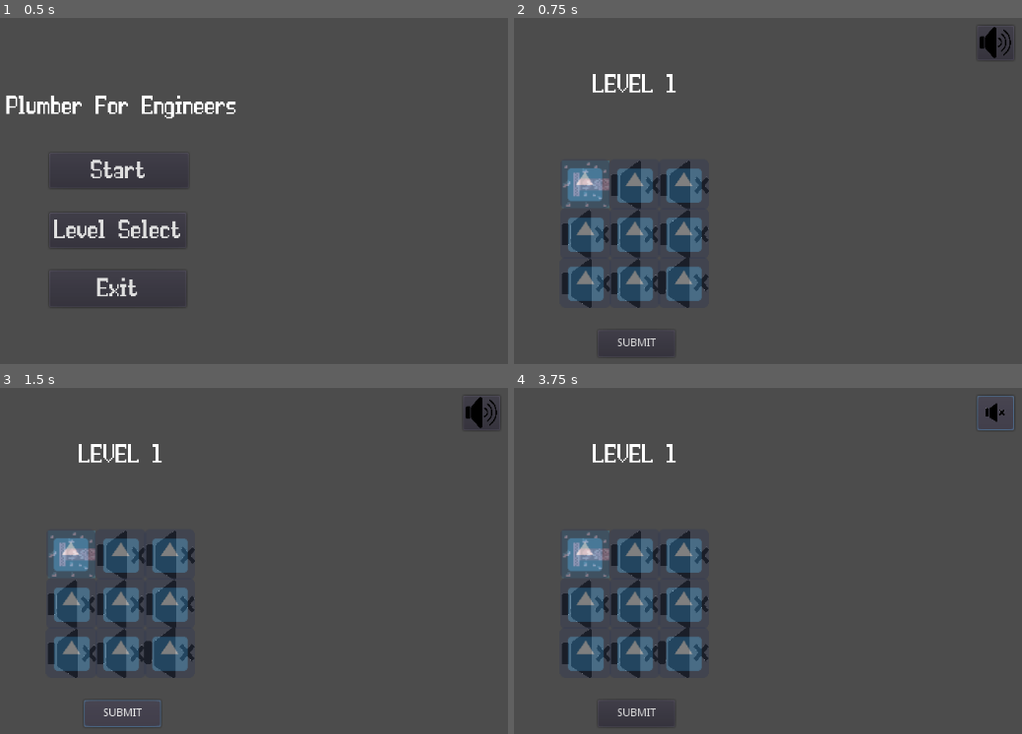
Above: before the commit, frames 1-4 (two rows, left to right).
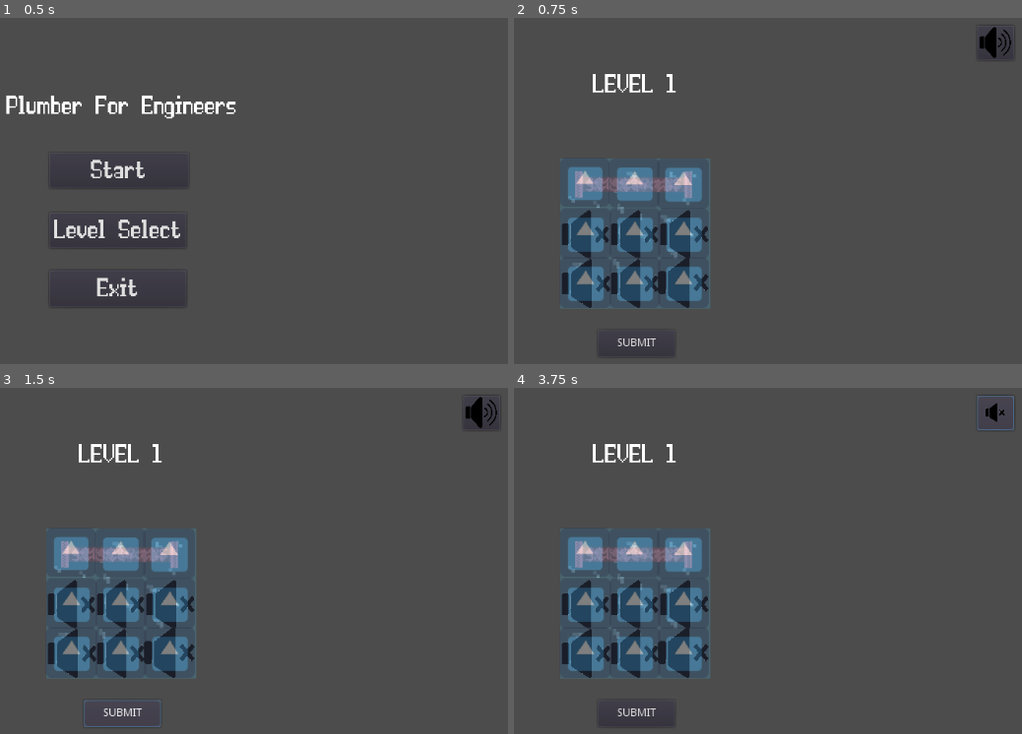
Above: after the commit, the same moments.

Repository: Jackyline/TDDD23-Computer-Game
Game: Godot game, scene res://scenes/Menu.tscn
Two runs of this game, one before a commit and one after it. Both use one fixed random seed, a clock stepped at 60 frames per second and the inputs below. The engine's default icon, where the game draws it, is replaced by a stand-in: a white triangle on a blue panel in a dark square. Sound files missing from this copy of the repository are replaced by a short silence.
Inputs (mouse positions are in pixels of both pictures, inside the frame that each line leads up to):
- Up to frame 1 (0.5 s): no input
- Up to frame 2 (0.75 s): click "Start" at 0.5 s
- Up to frame 3 (1.5 s): click "SUBMIT" at 1.25 s
- Up to frame 4 (3.75 s): click "SUBMIT" at 2 s; click "SUBMIT" at 2.75 s; click (996, 412) at 3.5 s

Frame 1 is identical in both runs. In frame 2, 2.1% of the frame differs, in the area x 9-39%, y 40-84%; in frame 3, 2.1%; in frame 4, 2.1%.

Commit message:
Feat: Scratch with pipe graphic

Diff:
--- a/scenes/Scene1.tscn
+++ b/scenes/Scene1.tscn
@@ -8,7 +8,10 @@
 [ext_resource path="res://scripts/Sound.gd" type="Script" id=6]
 [ext_resource path="res://double-pixel.tres" type="DynamicFont" id=7]
 [ext_resource path="res://textures/mute.png" type="Texture" id=8]
-[ext_resource path="res://textures/pipe1.png" type="Texture" id=9]
+[ext_resource path="res://textures/pipe-end.png" type="Texture" id=9]
+[ext_resource path="res://textures/background.png" type="Texture" id=10]
+[ext_resource path="res://textures/pipe.png" type="Texture" id=11]
+[ext_resource path="res://textures/pipe-end2.png" type="Texture" id=12]
 
 [sub_resource type="StyleBoxEmpty" id=1]
 
@@ -37,6 +40,11 @@
 extents = Vector2( 98.4561, 98.7871 )
 
 [node name="Level 1" type="Node2D"]
+
+[node name="Background" type="Sprite" parent="."]
+position = Vector2( 499.713, 299.046 )
+scale = Vector2( 0.540482, 0.54419 )
+texture = ExtResource( 10 )
 
 [node name="Panel" type="Panel" parent="."]
 margin_left = 404.0
@@ -65,10 +73,11 @@
 script = ExtResource( 4 )
 
 [node name="CollisionShape2D" type="CollisionShape2D" parent="Board"]
+position = Vector2( -0.812592, 0.964722 )
 shape = SubResource( 3 )
 
 [node name="x0" type="Sprite" parent="Board"]
-position = Vector2( -96.4332, -95.7408 )
+position = Vector2( -96.1773, -95.7014 )
 scale = Vector2( 0.968413, 0.961812 )
 texture = ExtResource( 9 )
 centered = false
@@ -77,14 +86,14 @@
 cost = 1
 
 [node name="Sprite" type="Sprite" parent="Board/x0"]
-position = Vector2( 30.9562, 30.7295 )
+position = Vector2( 30.9712, 29.2229 )
 scale = Vector2( 1.03262, 1.03971 )
 texture = ExtResource( 2 )
 
 [node name="x1" type="Sprite" parent="Board"]
-position = Vector2( -32.4332, -95.7408 )
-scale = Vector2( 0.0653061, 0.0763722 )
-texture = ExtResource( 8 )
+position = Vector2( -34.49, -95.4258 )
+scale = Vector2( 0.986, 0.962 )
+texture = ExtResource( 11 )
 centered = false
 script = ExtResource( 3 )
 column = 1
@@ -93,14 +102,14 @@
 order = 1
 
 [node name="Sprite" type="Sprite" parent="Board/x1"]
-position = Vector2( 474, 403 )
-scale = Vector2( 15.8125, 13.5937 )
+position = Vector2( 33.2427, 29.7049 )
+scale = Vector2( 1.04081, 1.04421 )
 texture = ExtResource( 2 )
 
 [node name="x2" type="Sprite" parent="Board"]
-position = Vector2( 31.5668, -95.7409 )
-scale = Vector2( 0.0653061, 0.0763723 )
-texture = ExtResource( 8 )
+position = Vector2( 28.4997, -95.2392 )
+scale = Vector2( 0.968, 0.962 )
+texture = ExtResource( 12 )
 centered = false
 script = ExtResource( 3 )
 column = 2
@@ -109,8 +118,8 @@
 order = 2
 
 [node name="Sprite" type="Sprite" parent="Board/x2"]
-position = Vector2( 469.661, 403.001 )
-scale = Vector2( 15.6769, 13.5938 )
+position = Vector2( 34.2748, 30.2933 )
+scale = Vector2( 1.08639, 1.06888 )
 texture = ExtResource( 2 )
 
 [node name="x3" type="Sprite" parent="Board"]
Not shown: 1 places in scenes/Menu.tscn that only renumber resources
Not shown: 1 places in scenes/Scene1.tscn that only renumber resources
Binary file added: textures/background.png
Binary file added: textures/pipe-down.png
Binary file added: textures/pipe-end.png
Binary file added: textures/pipe-end2.png
Binary file added: textures/pipe.png
Binary file changed: textures/pipe1.png
